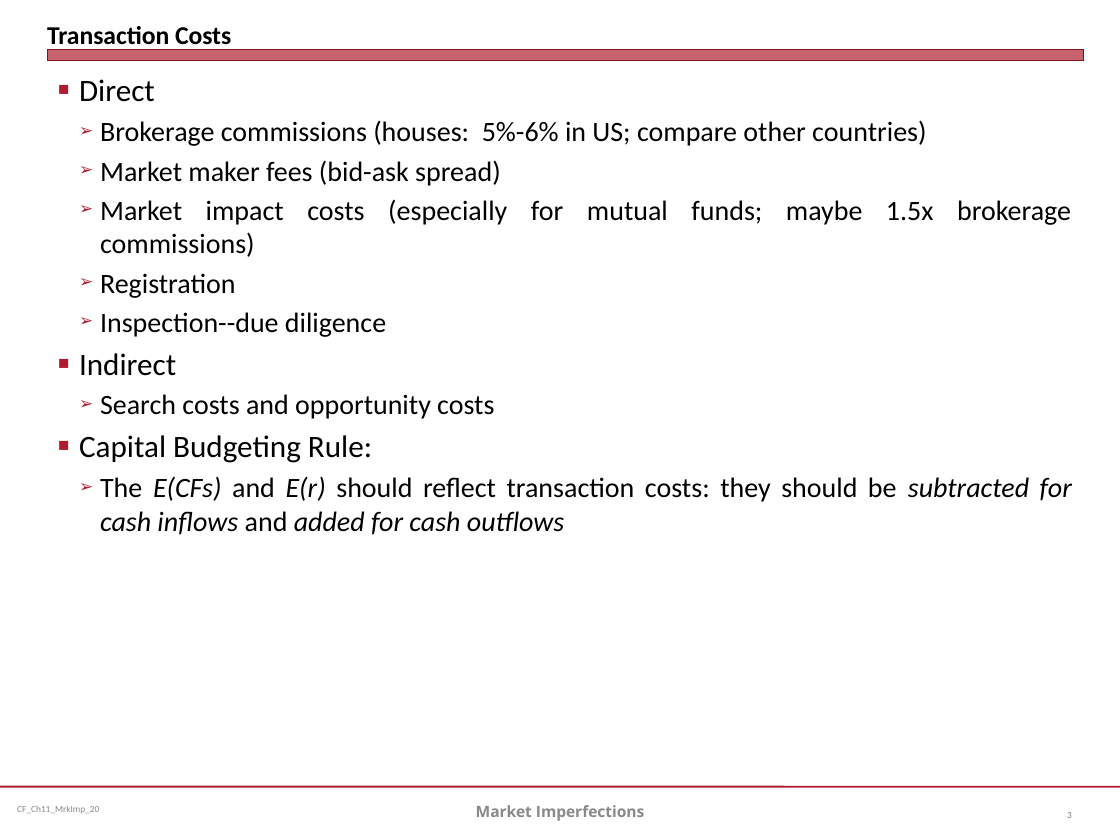
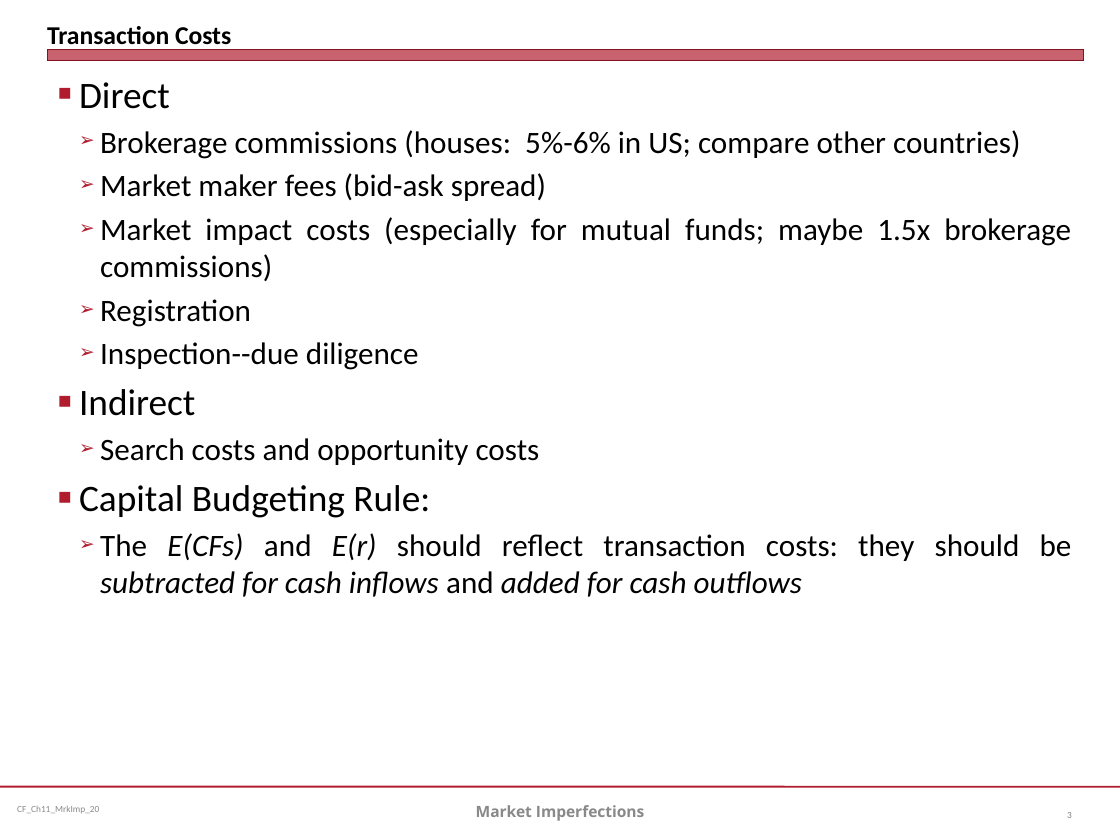
Before and after one commit to jmc877/Corporate-Finance, a slide deck: slide 3 of slides/CF_Ch11_MrkImp_20.pptx. Drawn at 1120x840 pixels with LibreOffice and Linux fonts; fonts in the diff are those of the drawing. Boxes give left, top, right and bottom in pixels: in the first picture for what was removed or moved away, otherwise in the second. Text is boxed around its words. In the diff, an @@ line names an element or a change of style, - is before the commit and + after.

```diff
--- a/slides/CF_Ch11_MrkImp_20.pptx
+++ b/slides/CF_Ch11_MrkImp_20.pptx
@@ text "Direct" at box(79, 82, 1072, 597): size 20 to 24 pt in "Direct", "Indirect", "Capital Budgeting Rule:"; size 18 to 20 pt @@
```
Also in this commit, not shown: 8 other slides changed, 1 slide added, 1 slide removed, 4 other files.
